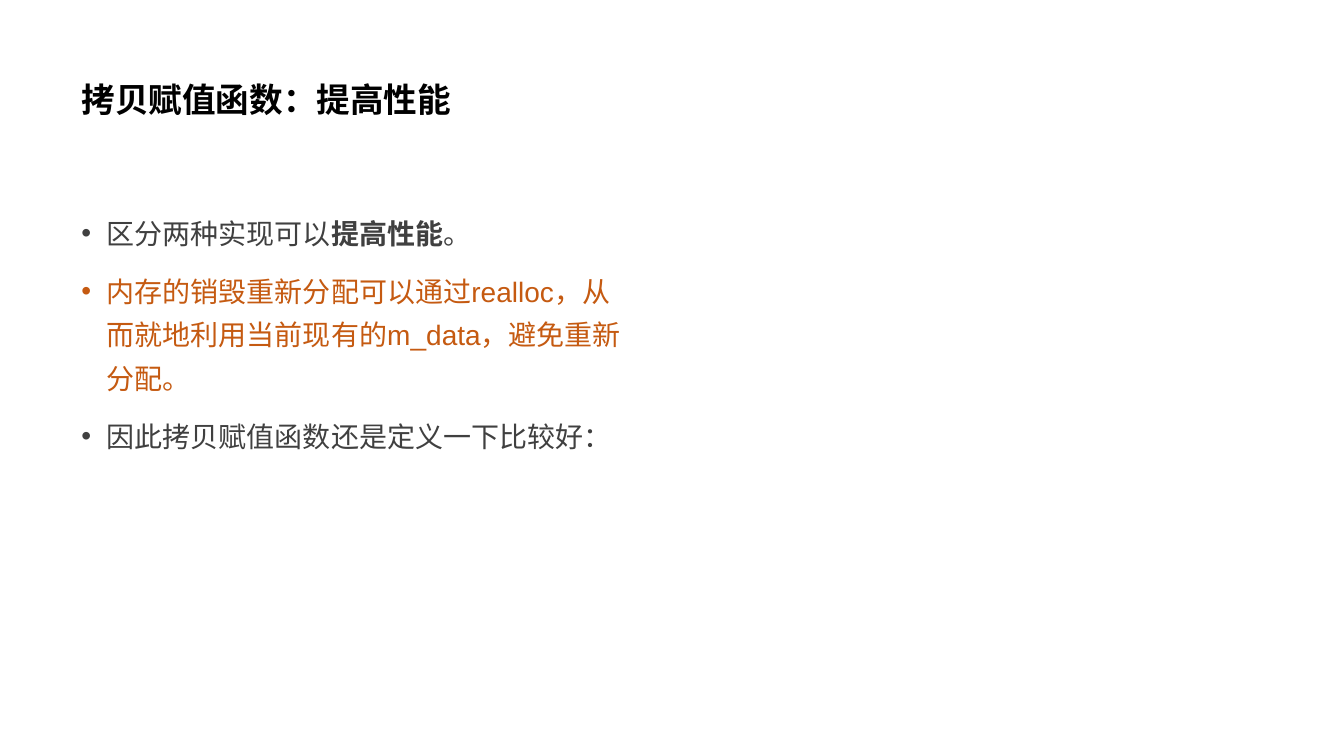
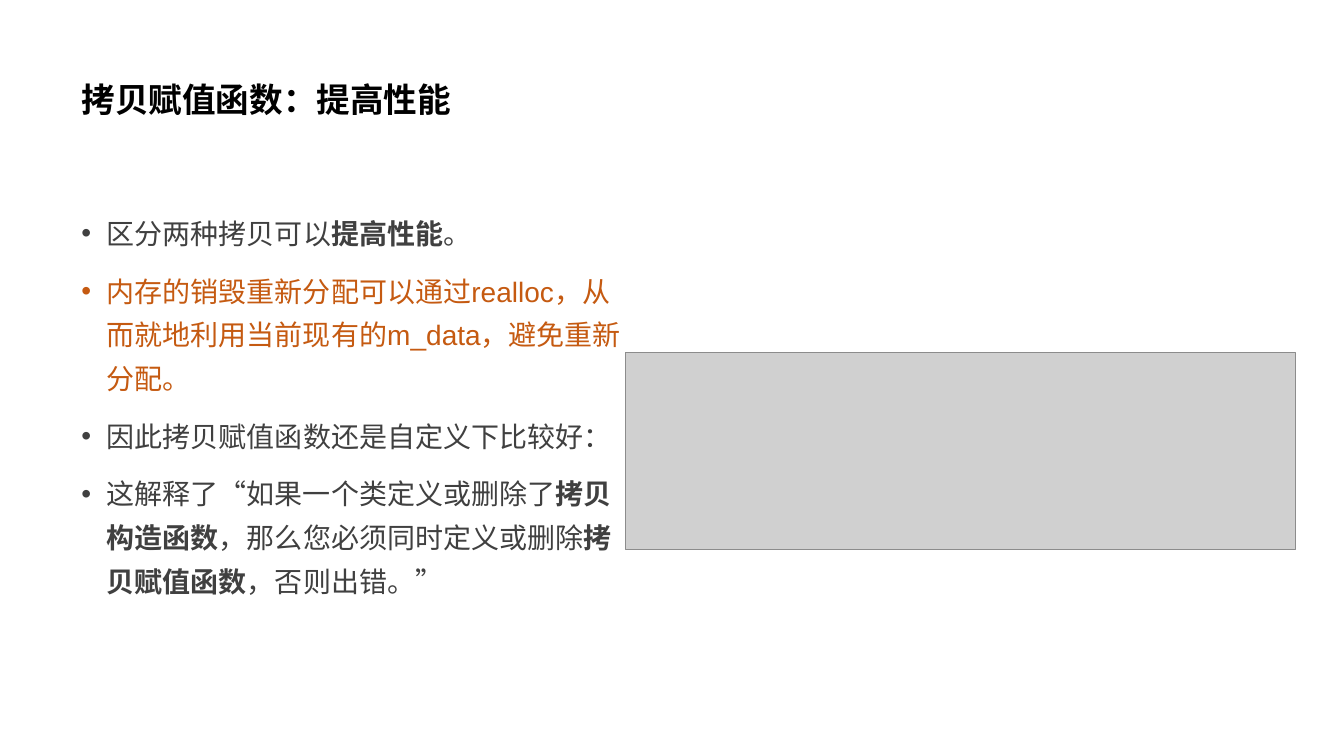
Before and after one commit to parallel101/course, a slide deck: slide 31 of 02/slides.pptx (slide 30 before the commit). Drawn at 1344x756 pixels with LibreOffice and Linux fonts; fonts in the diff are those of the drawing; grey boxes stand for pictures. Boxes give left, top, right and bottom in pixels: in the first picture for what was removed or moved away, otherwise in the second. Text is boxed around its words. In the diff, an @@ line names an element or a change of style, - is before the commit and + after.

```diff
--- a/02/slides.pptx
+++ b/02/slides.pptx
@@ text at <box>107,220,472,247</box>: text changed @@
-• 区分两种实现可以提高性能。
+• 区分两种拷贝可以提高性能。
@@ picture added at <box>626,353,1297,549</box> @@
@@ text at <box>107,423,612,595</box>: text changed @@
-• 因此拷贝赋值函数还是定义一下比较好：
+• 因此拷贝赋值函数还是自定义下比较好：
+• 这解释了“如果一个类定义或删除了拷贝构造函数，那么您必须同时定义或删除拷贝赋值函数，否则出错。”
```
Also in this commit, not shown: 4 other slides changed, 2 slides added, 6 other files.
